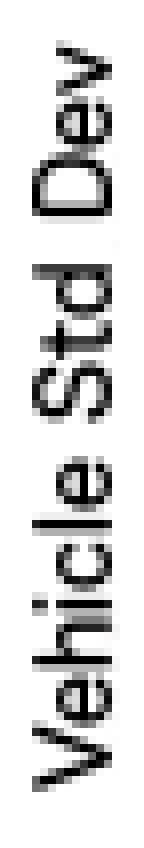
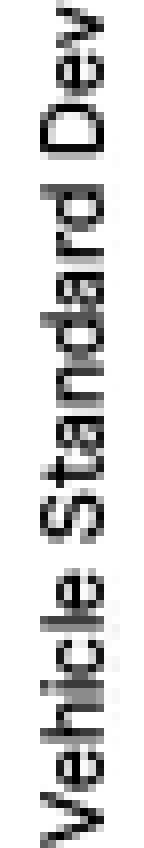
Comparing the layer stacks of the two 144×848 images. Changes:
renamed "Vehicle Std Dev" to "Vehicle Standard Dev", painted on it over [left=32, top=0, right=112, bottom=848]
